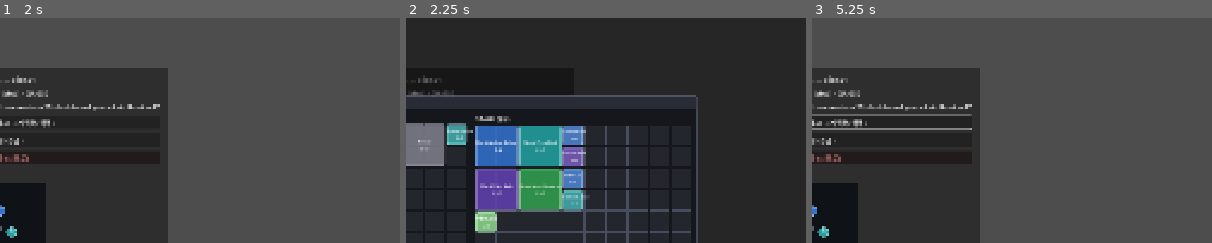
Above: before the commit, frames 1-3 (left to right).
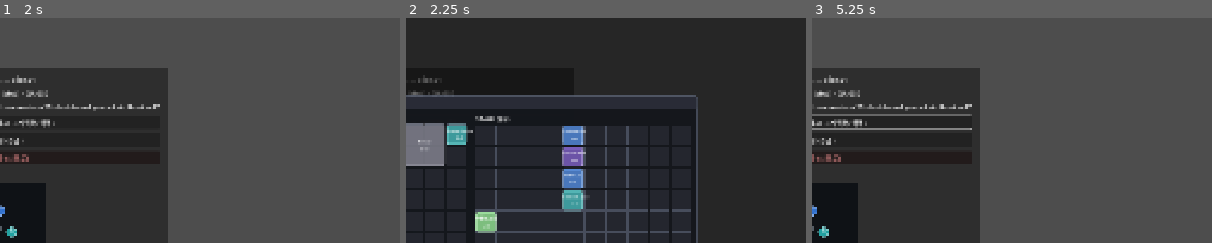
Above: after the commit, the same moments.

Repository: haepari1019/project_tdc_game
Game: Godot game, scene res://scenes/main.tscn
The game is run twice, just before and just after one commit, with the same random seed, the same clock (stepped at 60 frames per second) and the same inputs.
Inputs (mouse positions are % of the whole screen's width and height, from its top left):
- Up to frame 1 (2 s): click "Normal" at 0.5 s; click "Normal" at 1.25 s
- Up to frame 2 (2.25 s): click "장비·스킬 편집 (스태시 → 캐릭터/백팩)" at 2 s
- Up to frame 3 (5.25 s): click "허브 시설 (승급)" at 2.75 s; click "저장 초기화 (시드로)" at 3.5 s; click "Confirm Loadout" at 4.25 s; tap Enter at 5 s; drag from (50, 47) to (60, 28) at 5.02 s
The pictures show only the part of the screen within x 50-100%, y 0-50%; the shares and areas given below are measured in that part.

Frame 1 is identical in both runs. In frame 2, 8.0% of the frame differs, in the area x 17-39%, y 48-87%; in frame 3, nothing differs.

Commit message:
feat: I4 기어 소유·영속 — 장착 기어 Backpack.equipped (런 적용·스태시 분리)
장착 Identity Gear를 영속 캐리(Backpack.equipped[class].gear)로 — 스왑이 런에 실제 적용되고
런→런 유지되는 토대. 기어 카탈로그 고도화의 선행.
- backpack: apply_subs_to_party/capture_subs_from_party → apply_to_party/capture_from_party
  (기어+서브 동시). seed equipped = 4 스타터 기어(착용). 사망 시 기어 Safe(서브만 손실, F-009).
- dungeon_run: 런 시작에 apply_to_party → 런이 장착 기어 실제 사용(스타터 스폰 위에 덮어씀).
- main: 허브 로드 apply_to_party(복원) / deploy capture_from_party(기어+서브) / _sync_stash_from_source
  가 gear도 재구성(장착=equipped로 빠지고 보관분만 stash). 입금 가드: 기어 허용(스킬북·소비·기어).
- stash: gear 시드 = [](착용 스타터는 equipped, 스태시는 스페어 보관용 — 카탈로그 단계에서 채움).
검증: 신규 시드 equipped=4스타터·stash.gear=[](중복 없음), ci_smoke PASS. 기존 세이브는 레거시
마이그레이션 잔재로 중복 가능 → 저장 초기화 버튼으로 클린.

Co-Authored-By: Claude Opus 4.8 <noreply@anthropic.com>

Diff:
--- a/scripts/autoload/backpack.gd
+++ b/scripts/autoload/backpack.gd
@@ -45,7 +45,14 @@
 		{"id": "Ember Lance", "kind": "skillbook", "base_ability_id": "AB-037", "charges": 8, "charges_max": 8, "w": 1, "h": 1, "at_risk": true},
 		{"id": "con_revive_scroll", "kind": "consumable", "consumable_id": "con_revive_scroll", "count": 3, "w": 1, "h": 1},
 	]
-	equipped = {}
+	# Worn starter Identity Gear per role (F-008 §3.7). Gear lives in equipped (Safe on death),
+	# NOT in the Stash library — equipping a spare from the stash consumes it; the worn gear here.
+	equipped = {
+		"Tank": {"gear": "gear_ward_tank_anchor_set", "subs": [null, null, null]},
+		"DPS": {"gear": "gear_ward_dps_press_set", "subs": [null, null, null]},
+		"Nuker": {"gear": "gear_ward_nuker_ruin_set", "subs": [null, null, null]},
+		"Healer": {"gear": "gear_ward_healer_mend_set", "subs": [null, null, null]},
+	}
 
 
 ## 테스트/디버그 — 캐리(낱개 + 장착)를 데모 시드로 초기화.
@@ -108,37 +115,49 @@
 	save()
 
 
-## Apply persisted equipped subs to a LIVE party (run start / hub load). Keyed by class_id
-## (4 distinct roles). Charges reset to max on equip (live-charge persistence = later increment).
-func apply_subs_to_party(party) -> void:
+## Apply persisted equipped GEAR + SUBS to a LIVE party (run start / hub load). Keyed by class_id
+## (4 distinct roles). Gear overrides the starter spawn (F-008); subs charges reset to max on equip
+## (live-charge persistence = later increment).
+func apply_to_party(party) -> void:
 	if party == null or not party.has_method("get_members"):
 		return
 	for m in party.get_members():
-		if m == null or not is_instance_valid(m) or not m.has_method("equip_skillbook_by_id"):
+		if m == null or not is_instance_valid(m):
 			continue
-		var subs: Array = member_entry(String(m.get("class_id"))).get("subs", [])
-		for j in mini(3, subs.size()):
-			var s = subs[j]
-			if typeof(s) == TYPE_DICTIONARY and String(s.get("base_ability_id", "")) != "":
-				m.equip_skillbook_by_id(j, String(s["base_ability_id"]))
+		var e: Dictionary = member_entry(String(m.get("class_id")))
+		# Equipped Identity Gear — restore the persisted worn gear (overrides party_controller starter).
+		var gid: String = String(e.get("gear", ""))
+		if gid != "" and m.has_method("equip_gear"):
+			var gm: Dictionary = Slice01Data.get_gear_master(gid)
+			if not gm.is_empty():
+				m.equip_gear(gm)
+		# Equipped subs (Q/E/R)
+		if m.has_method("equip_skillbook_by_id"):
+			var subs: Array = e.get("subs", [])
+			for j in mini(3, subs.size()):
+				var s = subs[j]
+				if typeof(s) == TYPE_DICTIONARY and String(s.get("base_ability_id", "")) != "":
+					m.equip_skillbook_by_id(j, String(s["base_ability_id"]))
 
 
-## Capture a live party's equipped subs into the persistent store (extract / hub deploy). One save.
-func capture_subs_from_party(party) -> void:
+## Capture a live party's equipped GEAR + SUBS into the persistent store (extract / hub deploy). One save.
+func capture_from_party(party) -> void:
 	if party == null or not party.has_method("get_members"):
 		return
 	for m in party.get_members():
-		if m == null or not is_instance_valid(m) or not m.has_method("get_skillbook"):
+		if m == null or not is_instance_valid(m):
 			continue
-		var subs: Array = []
-		for j in 3:
-			var sb = m.get_skillbook(j)
-			if sb != null:
-				subs.append({"base_ability_id": String(sb.get("base_ability_id", "")), "charges": int(sb.get("charges", 0))})
-			else:
-				subs.append(null)
 		var e: Dictionary = equipped.get(String(m.get("class_id")), {})
-		e["subs"] = subs
+		e["gear"] = String(m.get("base_gear_id"))   # worn Identity Gear (Safe on death — F-009 §3.7)
+		if m.has_method("get_skillbook"):
+			var subs: Array = []
+			for j in 3:
+				var sb = m.get_skillbook(j)
+				if sb != null:
+					subs.append({"base_ability_id": String(sb.get("base_ability_id", "")), "charges": int(sb.get("charges", 0))})
+				else:
+					subs.append(null)
+			e["subs"] = subs
 		equipped[String(m.get("class_id"))] = e
 	save()
 
--- a/scripts/autoload/stash.gd
+++ b/scripts/autoload/stash.gd
@@ -44,11 +44,9 @@
 	if _seeded:
 		return
 	_seeded = true
-	# Demo stash — the 4 role Identity Gears + a spare set, looted-AB skillbooks, revive scrolls.
-	gear = [
-		"gear_ward_tank_anchor_set", "gear_ward_dps_press_set",
-		"gear_ward_nuker_ruin_set", "gear_ward_healer_mend_set",
-	]
+	# Demo stash — SPARE Identity Gear (alternatives to swap to; worn starters live in Backpack.equipped,
+	# not here — F-008 ownership). Looted-AB skillbooks, revive scrolls. (gear filled by 기어 카탈로그 단계.)
+	gear = []
 	skillbooks = ["AB-002", "AB-010", "AB-011", "AB-037"]
 	consumables = {"con_revive_scroll": 8}
 
--- a/scripts/main.gd
+++ b/scripts/main.gd
@@ -59,7 +59,7 @@
 	_inv.setup_party(_party, null)      # combat=null → equip allowed (F-008 §4.2 in-combat gate off)
 	var bp_hub := get_node_or_null("/root/Backpack")
 	if bp_hub != null:
-		bp_hub.apply_subs_to_party(_party)   # 영속 장착 서브 복원 → 허브 멤버 (재진입 시 마지막 장착 유지, B I3)
+		bp_hub.apply_to_party(_party)   # 영속 장착 기어+서브 복원 → 허브 멤버 (재진입 시 마지막 장착 유지)
 	_inv.stash_item_discarded.connect(_on_stash_item_discarded)  # Shift+우클릭 스태시 버리기 → 영구 제거
 	_stash_src = StashSource.new()
 	_stash_src.items = _build_stash_items()
@@ -199,7 +199,7 @@
 	_inv.commit_loose_to_backpack()   # 허브 백팩 편집 → 영속 Backpack(loose, 소비 포함). RunLoadout는 인벤 운반 안 함(B).
 	var bp := get_node_or_null("/root/Backpack")
 	if bp != null:
-		bp.capture_subs_from_party(_party)   # 허브 장착 서브 → Backpack.equipped (member_subs 브리지 폐기)
+		bp.capture_from_party(_party)   # 허브 장착 기어+서브 → Backpack.equipped (member_subs 브리지 폐기)
 	var form: Array = []
 	if _formation != null:
 		var offsets: Dictionary = _formation.get_offsets()
@@ -216,16 +216,19 @@
 ## 인출=Backpack.loose로 영속되므로 스태시에 남기면 중복(라이브러리 복제)이 된다. 기어는 장착 영속
 ## (I4) 전까지 라이브러리 모델 유지 → _stash.gear는 그대로 보존(동기화 시 손실 방지).
 func _sync_stash_from_source() -> void:
+	var gear: Array = []
 	var skillbooks: Array = []
 	var consumables: Dictionary = {}
 	for it in _stash_src.items:
 		match String(it.get("kind", "")):
+			"gear":
+				gear.append(String(it.get("base_gear_id", "")))   # 장착=Backpack.equipped로 빠짐, 보관분만 여기
 			"skillbook":
 				skillbooks.append(String(it.get("base_ability_id", "")))
 			"consumable":
 				var cid := String(it.get("consumable_id", ""))
 				consumables[cid] = int(consumables.get(cid, 0)) + int(it.get("count", 1))
-	_stash.apply_dict({"gear": _stash.gear, "skillbooks": skillbooks, "consumables": consumables})
+	_stash.apply_dict({"gear": gear, "skillbooks": skillbooks, "consumables": consumables})
 	_stash.save_stash()
 
 
--- a/scripts/run/dungeon_run.gd
+++ b/scripts/run/dungeon_run.gd
@@ -129,12 +129,11 @@
 	$HUD.add_child(consumable_bar)
 	_inventory_ui.setup_consumable_bar(consumable_bar)
 	_inventory_ui.consumable_use_requested.connect(_on_consumable_use_requested)
-	# B-model: 낱개 인벤(기어/스킬북/소비)은 inventory_ui._ready가 Backpack.loose에서 로드, 장착 서브는
-	# Backpack.equipped에서 적용(영속 캐리). RunLoadout는 formation/difficulty만. (member_subs/backpack/
-	# consumables 브리지 폐기.)
+	# B-model: 낱개 인벤(기어/스킬북/소비)은 inventory_ui._ready가 Backpack.loose에서 로드, 장착 기어+서브는
+	# Backpack.equipped에서 적용(영속 캐리, 스타터 스폰 위에 덮어씀). RunLoadout는 formation/difficulty만.
 	var bp_node: Node = get_node_or_null("/root/Backpack")
 	if bp_node != null:
-		bp_node.apply_subs_to_party(_party)          # 장착 서브 영속 적용 (추출 시 커밋된 상태)
+		bp_node.apply_to_party(_party)               # 장착 기어+서브 영속 적용 (런이 실제로 장착 기어 사용)
 	var rl: Node = get_node_or_null("/root/RunLoadout")
 	if rl != null:
 		for f in rl.formation:                       # hub formation editor → slot offsets (F-003)
--- a/scripts/run/run_end_controller.gd
+++ b/scripts/run/run_end_controller.gd
@@ -107,7 +107,7 @@
 		_inv.commit_loose_to_backpack()              # 추출 = 백팩(낱개, 소비 포함) 유지 → 영속 Backpack 커밋 (B)
 	var bp_eq := get_node_or_null("/root/Backpack")
 	if bp_eq != null:
-		bp_eq.capture_subs_from_party(_party)        # 추출 = 장착 서브 유지 → Backpack.equipped (B I3)
+		bp_eq.capture_from_party(_party)             # 추출 = 장착 기어+서브 유지 → Backpack.equipped
 	# haulMaterial: 런 인벤(At-Risk) → hubHaulVault(Safe), 런에서 제거 (F-029 §3.2 / D-029 §4).
 	# HubProfile은 런타임 경로로 — 스테일 에디터(신규 autoload 미등록)에서도 컴파일/실행되게.
 	var haul: Dictionary = _inv.collect_haul() if _inv.has_method("collect_haul") else {}
--- a/scripts/ui/inventory/inventory_ui.gd
+++ b/scripts/ui/inventory/inventory_ui.gd
@@ -698,13 +698,12 @@
 		var target := _grid_under(mouse)
 		if target != null:
 			var c := target.cell_from_global_topleft(topleft)
-			# 스태시 입금 가드 — 스태시에는 스킬북·소비만 보관. 기어/잡템(generic·haul)은 deploy 동기화가
-			# 아직(기어=멤버 영속 I4 필요, generic=스태시 카테고리 없음)이라 넣으면 손실 → 반환.
-			# 출처 무관(백팩·장착슬롯 모두); 스태시 내부 재배치(grid 드래그)만 예외.
+			# 스태시 입금 가드 — 기어·스킬북·소비만 보관(deploy 동기화가 이 3종을 Stash에 반영, I4부터 기어 포함).
+			# generic/haul은 스태시 카테고리가 없어 넣으면 손실 → 반환. 스태시 내부 재배치(grid)만 예외.
 			var rearrange_in_stash: bool = _from == _loot and String(_drag_src.get("kind", "grid")) == "grid"
 			if target == _loot and _loot_is_stash and not rearrange_in_stash \
-					and not (String(_drag.get("kind", "")) in ["skillbook", "consumable"]):
-				_msg("스킬북·소비만 스태시에 보관할 수 있습니다 (기어 보관은 추후)")
+					and not (String(_drag.get("kind", "")) in ["gear", "skillbook", "consumable"]):
+				_msg("기어·스킬북·소비만 스태시에 보관할 수 있습니다")
 				_revert_drag()
 				for g: InventoryGrid in _grids:
 					g.clear_preview()
